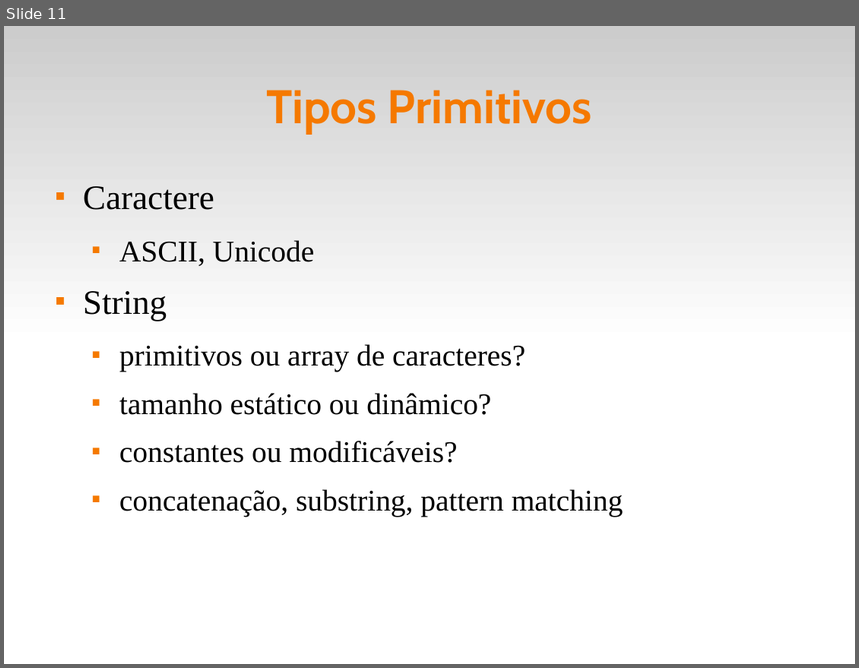
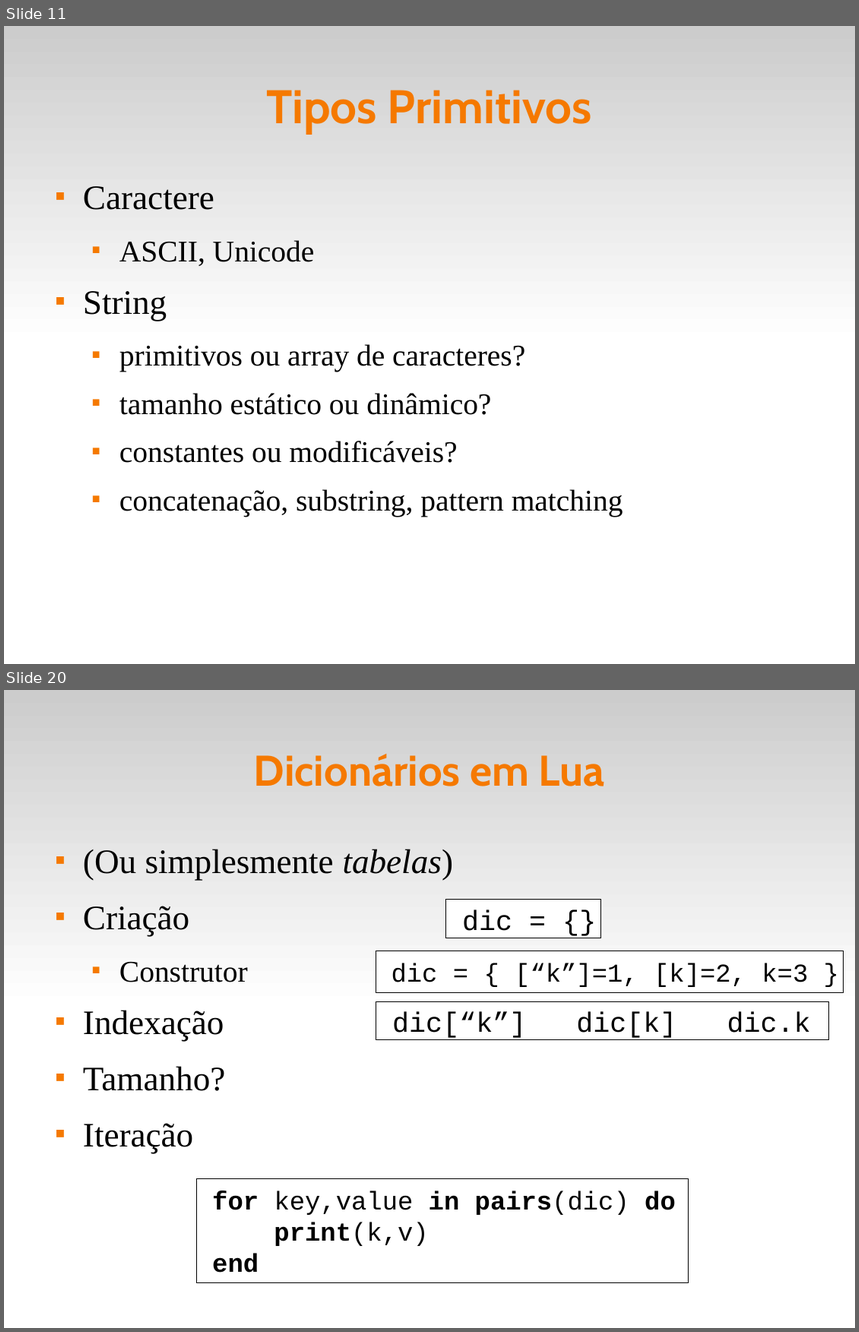
Before and after one commit to fsantanna-uerj/EDL, a slide deck: slides/edl-05-data.odp. Shown one above the other, each under a label of ours: slide 11 before the commit, slides 11 and 20 after it; the slides between them are not shown. The pictures are 859x668 and 859x1332 pixels, drawn with LibreOffice and Linux fonts; fonts in the diff are those of the drawing. Boxes give left, top, right and bottom in pixels: in the first picture for what was removed or moved away, otherwise in the second. Text is boxed around its words. In the diff, an @@ line names an element or a change of style, - is before the commit and + after.

```diff
--- a/slides/edl-05-data.odp
+++ b/slides/edl-05-data.odp
@@ slide 20 added at [4,690,855,1328], background #FFFFFF; not listed: 1 template element that a slide beside it also shows @@
@@ title added at [254,754,605,787], 40 pt, text #F57900, bold @@
+Dicionários em Lua
@@ text added at [83,849,454,1154], 32 pt, text #000000 @@
+■ (Ou simplesmente tabelas)
+■ Criação
+  ■ Construtor
+■ Indexação
+■ Tamanho?
+■ Iteração
@@ rectangle added at [446,899,602,939], fill #FFFFFF, outline #000000 0 pt, 26 pt, text #000000 @@
+dic = {}
@@ rectangle added at [376,951,845,992], fill #FFFFFF, outline #000000 0 pt, 24 pt, text #000000 @@
+dic = { [“k”]=1, [k]=2, k=3 }
@@ rectangle added at [376,1002,829,1040], fill #FFFFFF, outline #000000 0 pt, 26 pt, text #000000 @@
+dic[“k”] dic[k] dic.k
@@ rectangle added at [197,1179,688,1284], fill #FFFFFF, outline #000000 0 pt, 24 pt, text #000000, bold @@
+for key,value in pairs(dic) do
+print(k,v)
+end
```
Also in this commit, not shown: 4 slides changed, 8 other slides added, 4 other files.
